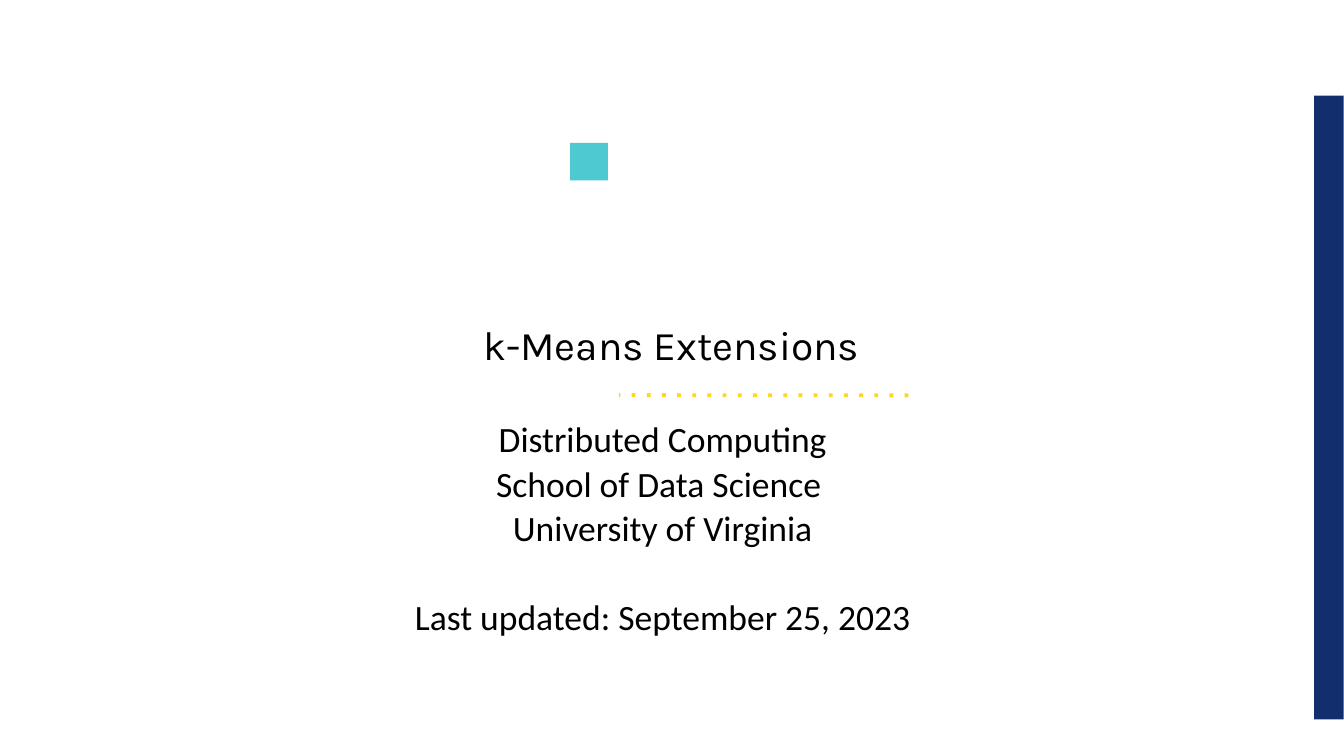
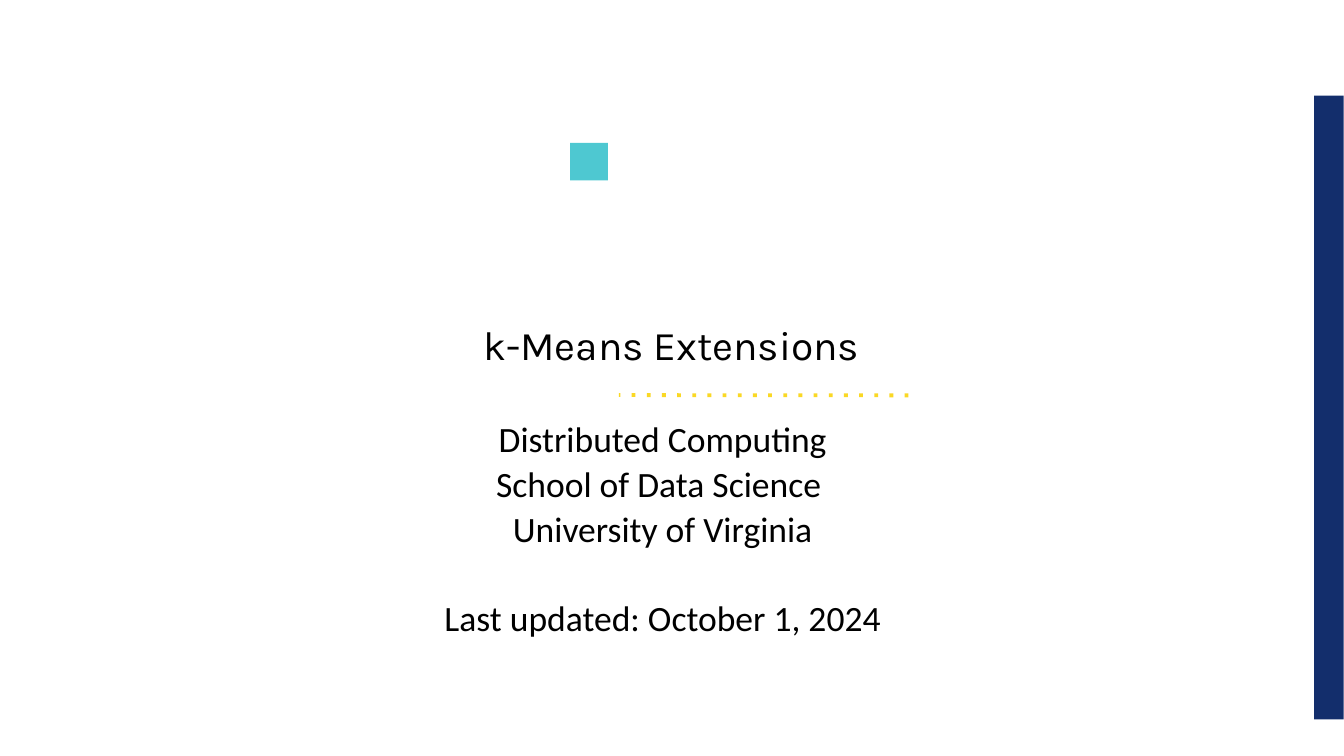
Before and after one commit to UVADS/distributed_computing, a slide deck: slide 1 of 05_clustering_and_dim_reduction/content_clustering/k_means_extensions.ppt. Drawn at 1344x756 pixels with LibreOffice and Linux fonts; fonts in the diff are those of the drawing; background and template pictures are left out. Boxes give left, top, right and bottom in pixels: in the first picture for what was removed or moved away, otherwise in the second. Text is boxed around its words. In the diff, an @@ line names an element or a change of style, - is before the commit and + after.

```diff
--- a/05_clustering_and_dim_reduction/content_clustering/k_means_extensions.ppt
+++ b/05_clustering_and_dim_reduction/content_clustering/k_means_extensions.ppt
@@ text at (444,606,880,637): text changed @@
-Last updated: September 25, 2023
+Last updated: October 1, 2024
```
Also in this commit, not shown: 3 other slides changed, 1 slide added.
